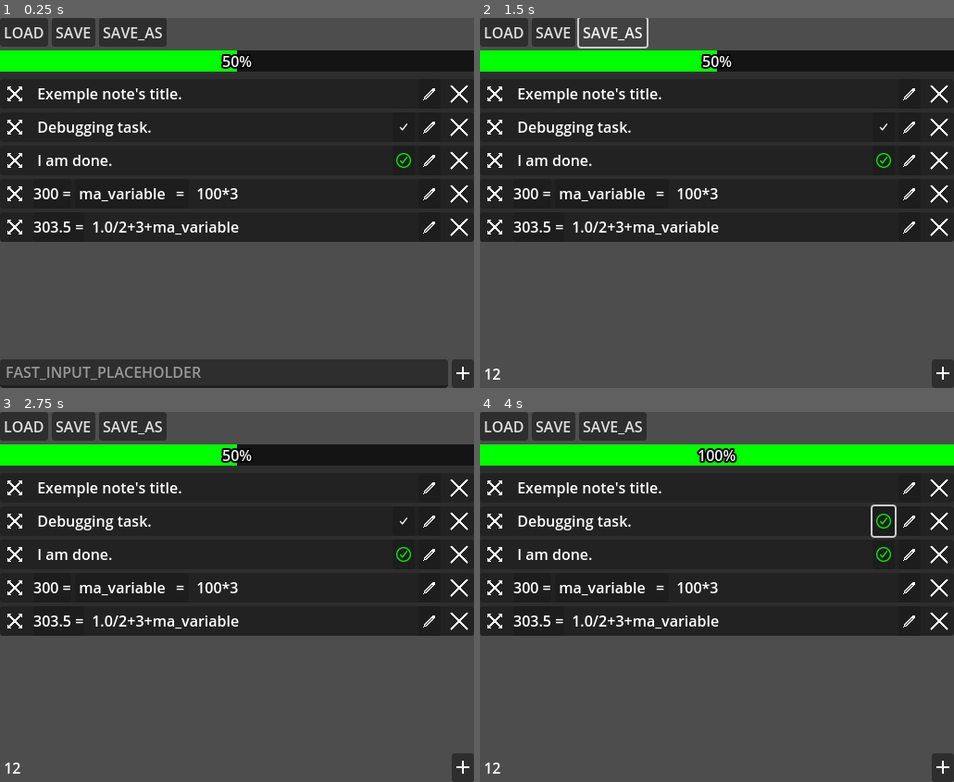
Above: before the commit, frames 1-4 (two rows, left to right).
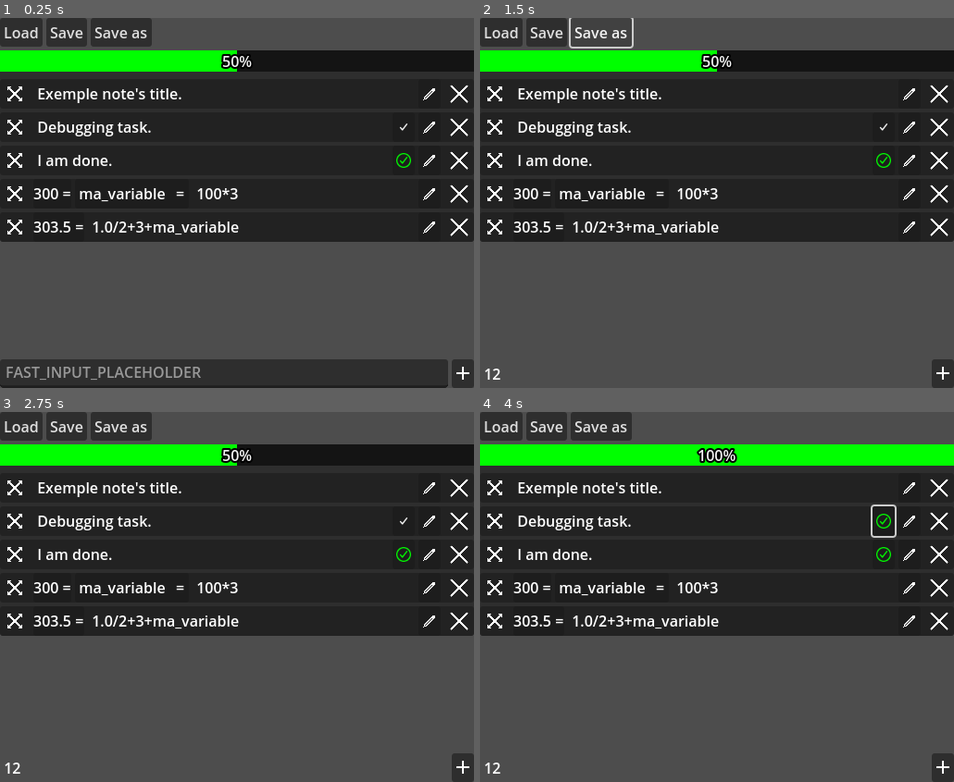
Above: after the commit, the same moments.

Repository: xorblo-doitus/Bloc-notes-plus-plus
Game: Godot game, scene res://src/app/main.tscn
Two runs of this game, one before a commit and one after it. Both use one fixed random seed, a clock stepped at 60 frames per second and the inputs below. The engine's default icon, where the game draws it, is replaced by a stand-in: a white triangle on a blue panel in a dark square.
Inputs (mouse positions are in pixels of both pictures, inside the frame that each line leads up to):
- Up to frame 1 (0.25 s): no input
- Up to frame 2 (1.5 s): click (702, 373) at 0.52 s; type "12" at 0.6 s; click "SAVE_AS" (after the commit: "Save as") at 1.25 s
- Up to frame 3 (2.75 s): click (14, 486) at 2.02 s
- Up to frame 4 (4 s): click (494, 486) at 2.77 s; click (882, 523) at 3.52 s

The runs differ from the first frame. In frame 1, 0.9% of the frame differs, in the area x 2-36%, y 0-8%; in frame 2, 0.8%; in frame 3, 0.9%; in frame 4, 0.9%.

Commit message:
Translated new saving buttons

Diff:
--- a/src/app/main.tscn
+++ b/src/app/main.tscn
@@ -36,8 +36,7 @@
 
 [node name="SaveAs" type="Button" parent="VBoxContainer/Menus"]
 layout_mode = 2
-text = "SAVE_AS
-"
+text = "SAVE_AS"
 
 [node name="Notes" type="ScrollContainer" parent="VBoxContainer"]
 layout_mode = 2
--- a/src/assets/translations/translations.csv
+++ b/src/assets/translations/translations.csv
@@ -5,6 +5,8 @@
 ERROR_PREFIX,Error: ,Erreur :
 ERROR_LOAD_FAILED,Loading failed,Le chargement a échoué
 ERROR_WORKSPACE_LOAD_FAILED,Workspace loading failed,Le chargement de l’espace de travail a échoué
+ERROR_SAVE_FAILED,Saving failed,La sauvegarde a échoué
+ERROR_WORKSPACE_SAVE_FAILED,Workspace saving failed,La sauvegarde de l’espace de travail a échoué
 ERROR_UNDEFINED_VARIABLE,"The variable ""{variable_name}"" does not exist.",La variable « {variable_name} » n’existe pas.
 ERROR_PARSING_JSON,Failed to parse JSON,JSON malformé
 ERROR_INVALID_IDENTIFIER,Invalid identifier,Identifiant invalide
@@ -18,6 +20,10 @@
 ERROR_STRING,Error n°{godot_builtin_error} ({error_as_text}),Erreur n°{godot_builtin_error} ({error_as_text})
 OK,OK,OK
 CANCEL,Cancel,Annuler
+SAVE,Save,Sauvegarder
+SAVE_AS,Save as,Sauvegarder sous
+LOAD,Load,Charger
+WORKSPACE_SAVE,Saved workspace,Espace de travail sauvegardé
 NOTE,Note,Note
 CALCULUS,Calculus,Calcul
 VARIABLE,Variable,Variable
Not shown, changed: raw_assets/translations/translations.ods
